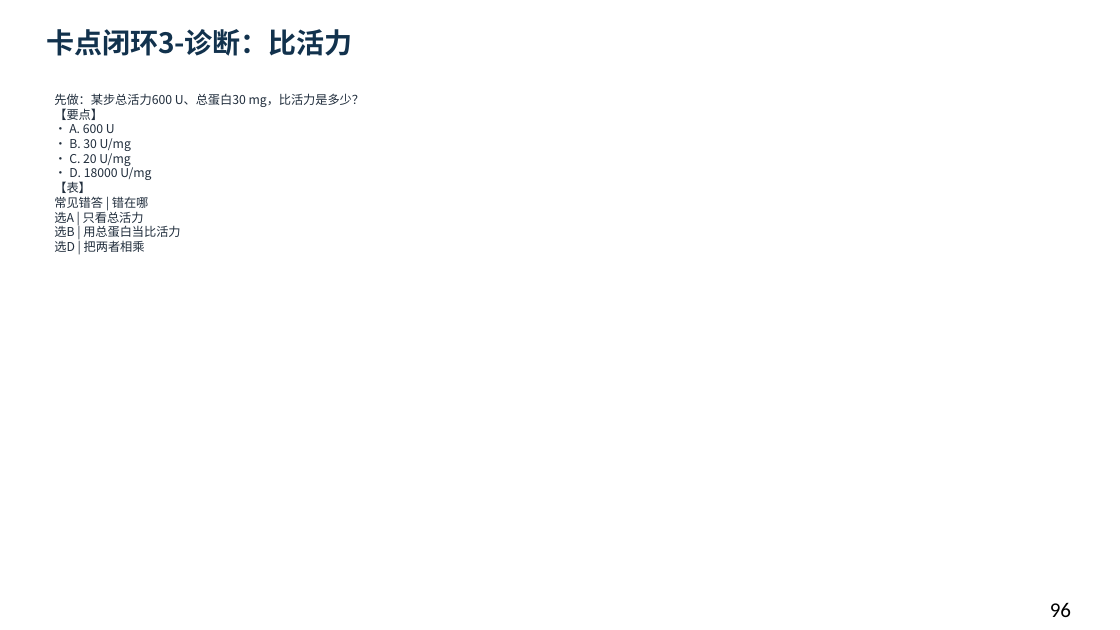
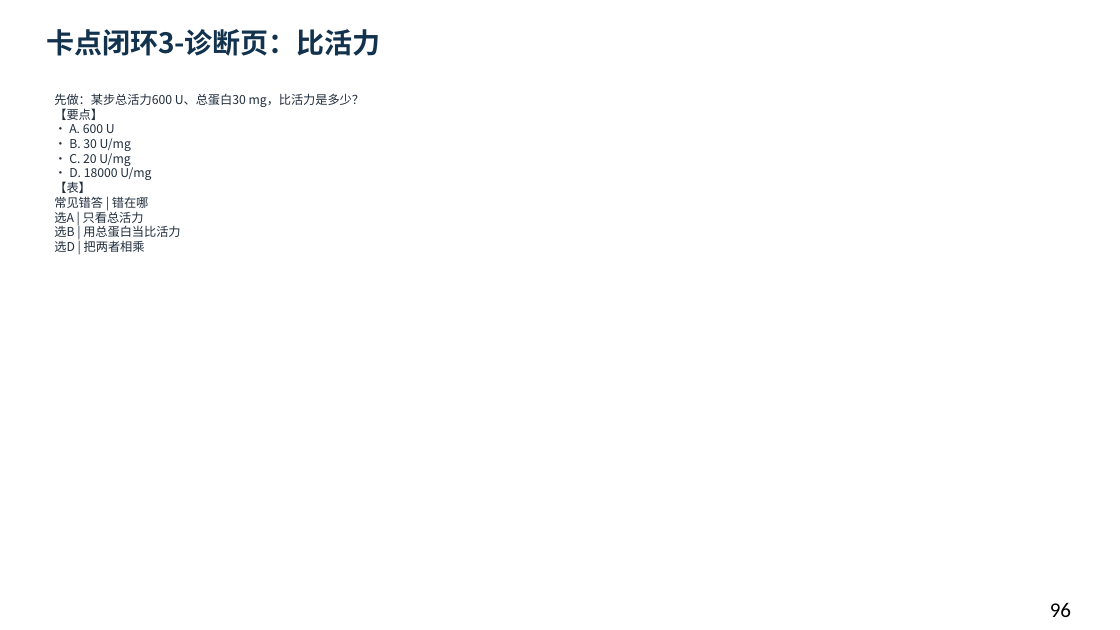
Before and after one commit to newkan-li/Biochemistry, a slide deck: slide 96 of downloads/bc05-ai-style.pptx. Drawn at 1120x630 pixels with LibreOffice and Linux fonts; fonts in the diff are those of the drawing. Boxes give left, top, right and bottom in pixels: in the first picture for what was removed or moved away, otherwise in the second. Text is boxed around its words. In the diff, an @@ line names an element or a change of style, - is before the commit and + after.

Commit message:
章节页加本页搜索;诊断标题改为诊断页;版本20261112bd

```diff
--- a/downloads/bc05-ai-style.pptx
+++ b/downloads/bc05-ai-style.pptx
@@ text at <box>46,29,381,56</box>: text changed @@
-卡点闭环3-诊断：比活力
+卡点闭环3-诊断页：比活力
```
Also in this commit, not shown: 4 other slides changed, 22 other files.
